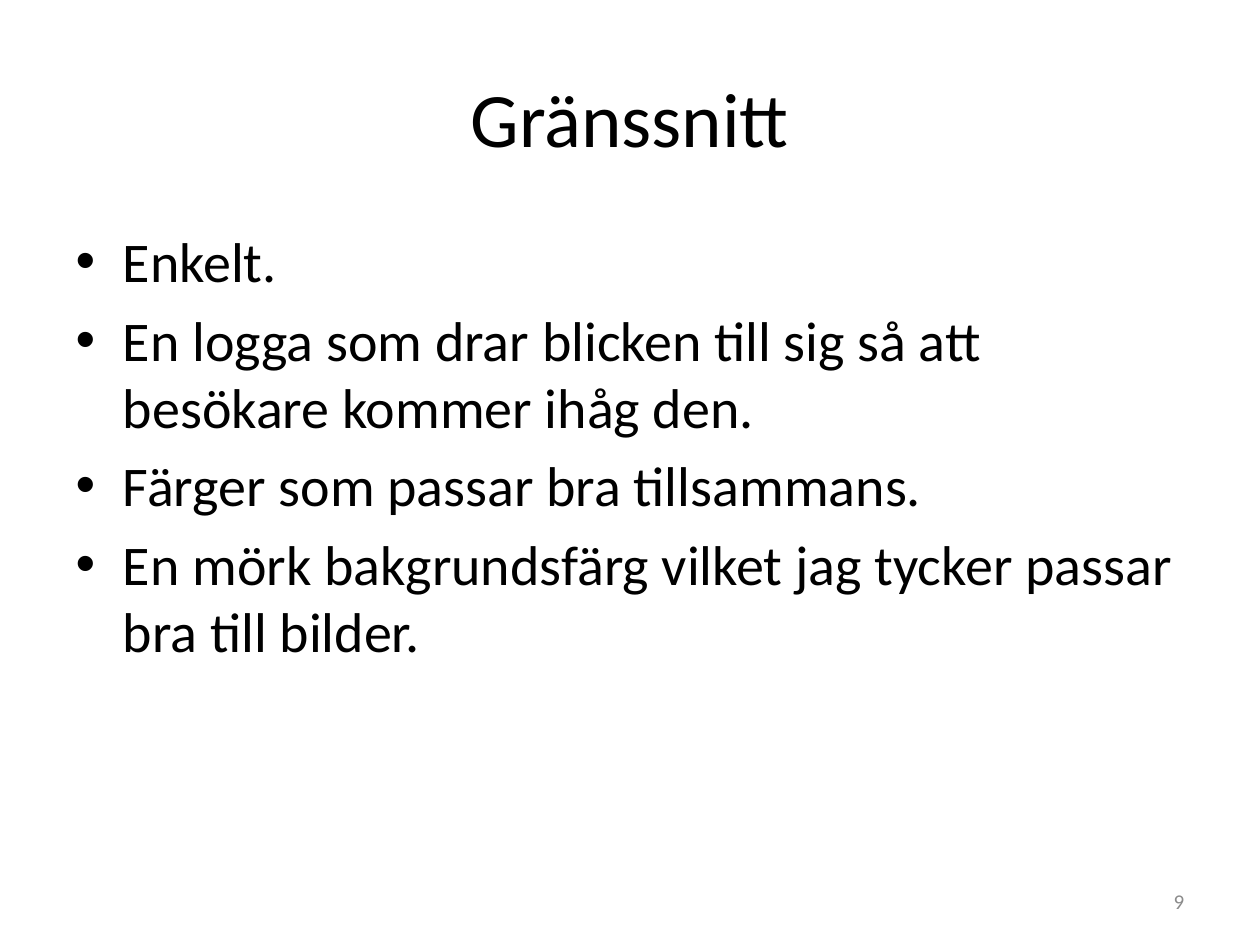
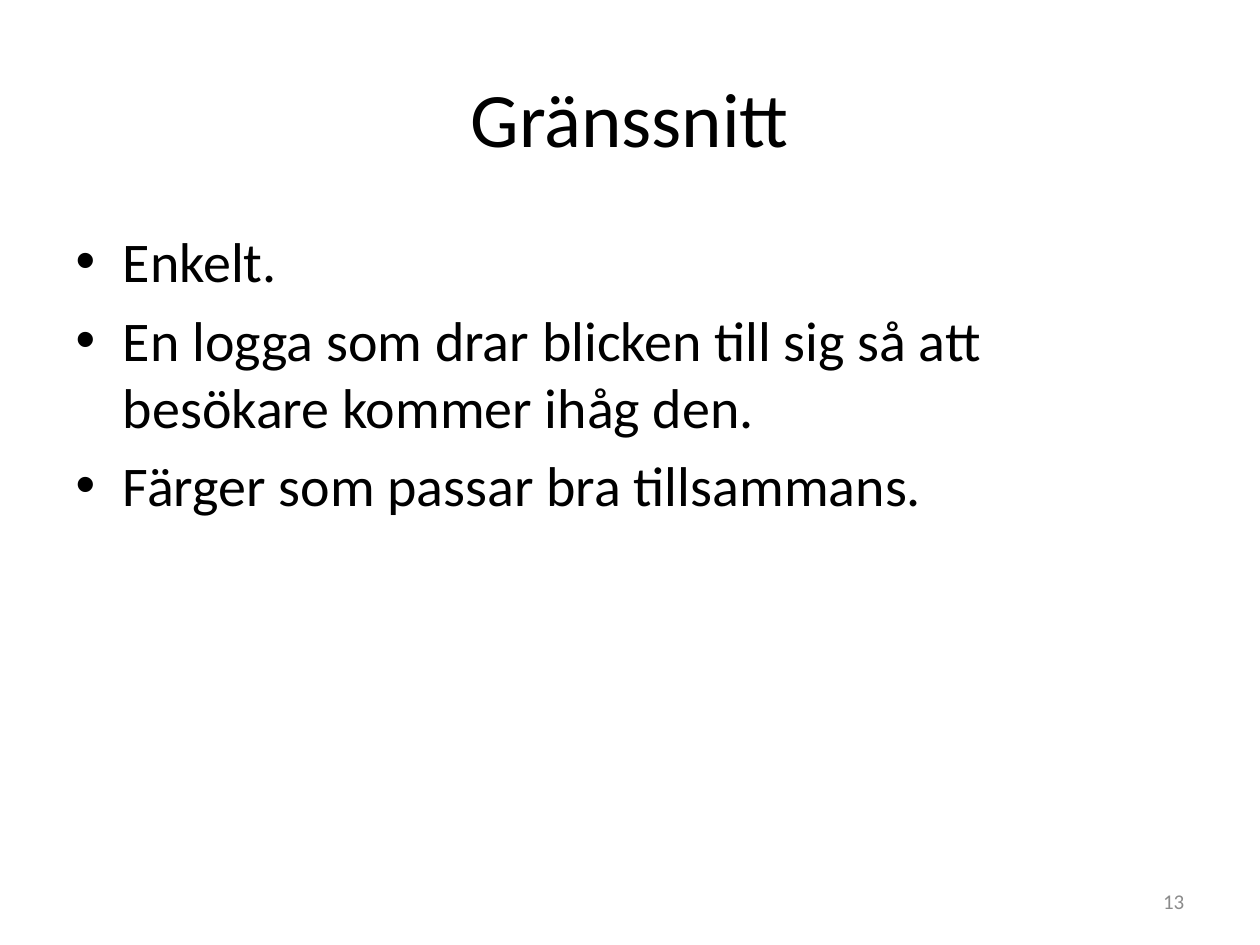
Before and after one commit to me222rs/Individuellt-Mjukvaruutvecklingsprojekt, a slide deck: slide 13 of ignite.pptx (slide 9 before the commit). Drawn at 1260x945 pixels with LibreOffice and Linux fonts; fonts in the diff are those of the drawing. Boxes give left, top, right and bottom in pixels: in the first picture for what was removed or moved away, otherwise in the second. Text is boxed around its words. In the diff, an @@ line names an element or a change of style, - is before the commit and + after.

```diff
--- a/ignite.pptx
+++ b/ignite.pptx
@@ text at [123,546,1171,653]: paragraph removed @@
-• En mörk bakgrundsfärg vilket jag tycker passar bra till bilder.
@@ page number at [1163,895,1184,909]: text changed @@
-9
+13
```
Also in this commit, not shown: 4 slides added, 4 slides removed, 17 other files.
